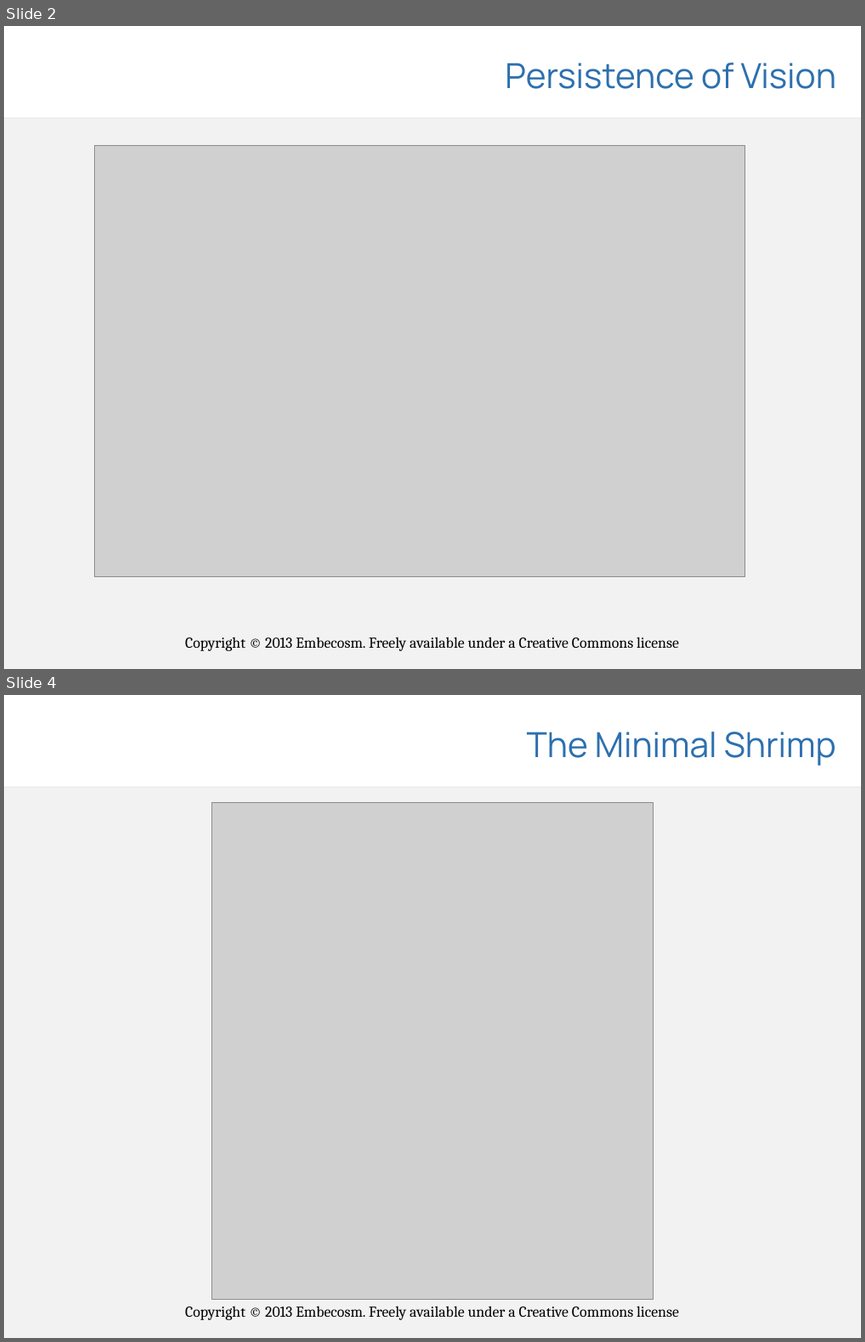
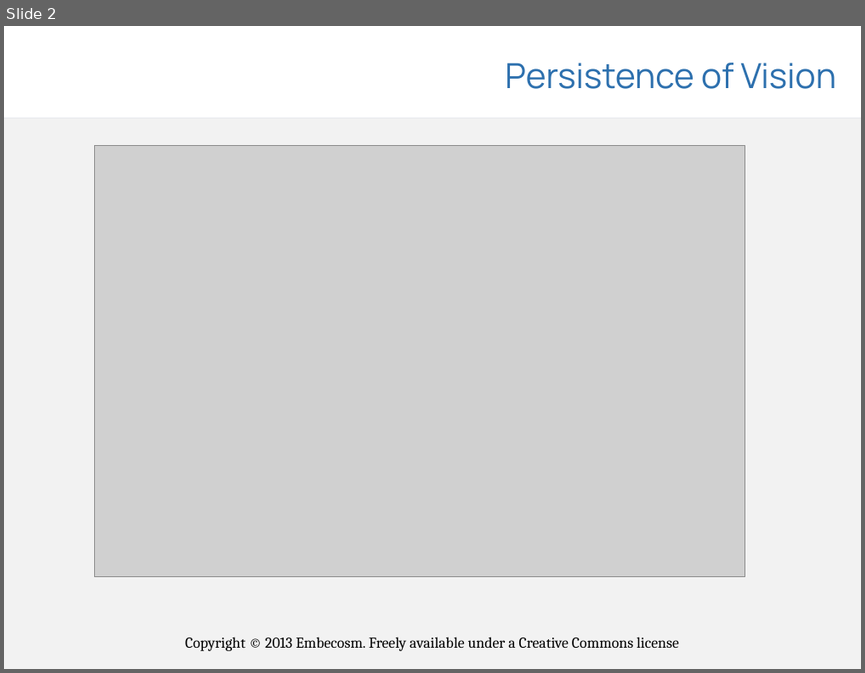
Before and after one commit to embecosm/shrimp-pov, a slide deck: presentations/shrimp-pov.odp. Shown one above the other, each under a label of ours: slides 2 and 4 before the commit, slide 2 after it; the slides between them are not shown. The pictures are 865x1342 and 865x673 pixels, drawn with LibreOffice and Linux fonts; fonts in the diff are those of the drawing; grey boxes stand for pictures; background and template pictures are left out. Boxes give left, top, right and bottom in pixels: in the first picture for what was removed or moved away, otherwise in the second. Text is boxed around its words. In the diff, an @@ line names an element or a change of style, - is before the commit and + after.

```diff
--- a/presentations/shrimp-pov.odp
+++ b/presentations/shrimp-pov.odp
@@ slide 4 removed at [4,695,861,1338], background #FFFFFF; not listed: 4 template elements that a slide beside it also shows @@
@@ title removed at [527,732,836,766] @@
-The Minimal Shrimp
@@ picture removed at [212,802,653,1299] @@
```
Also in this commit, not shown: 3 slides changed, 4 slides added, 5 other slides removed, 1 other file.
